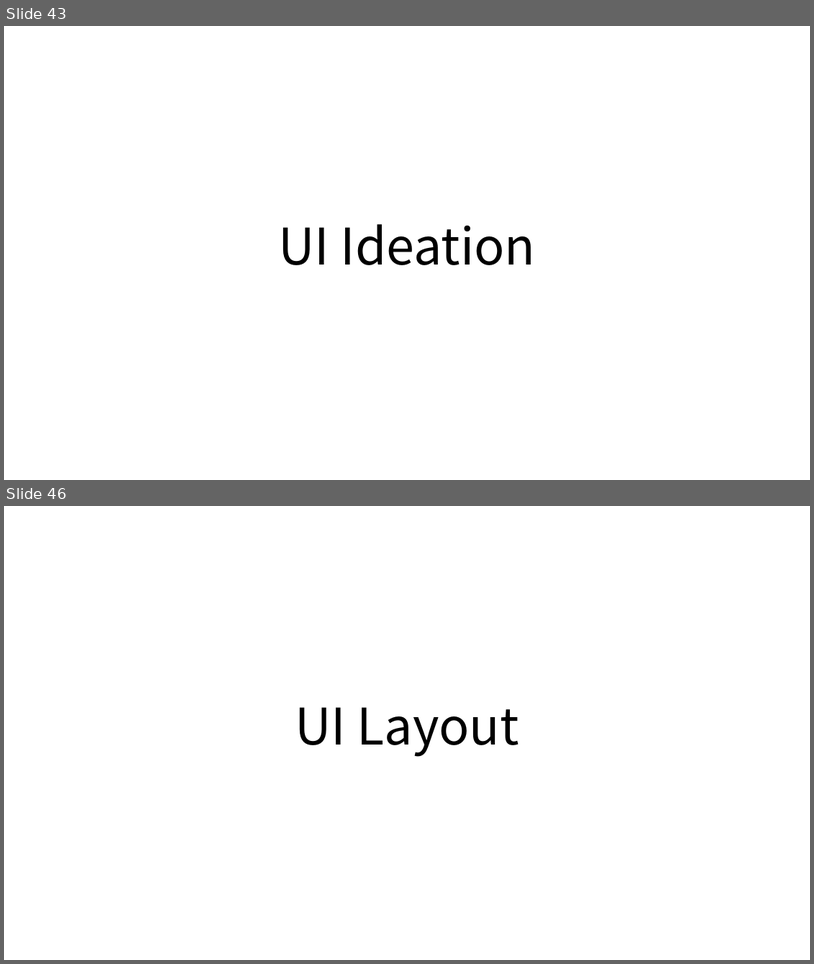
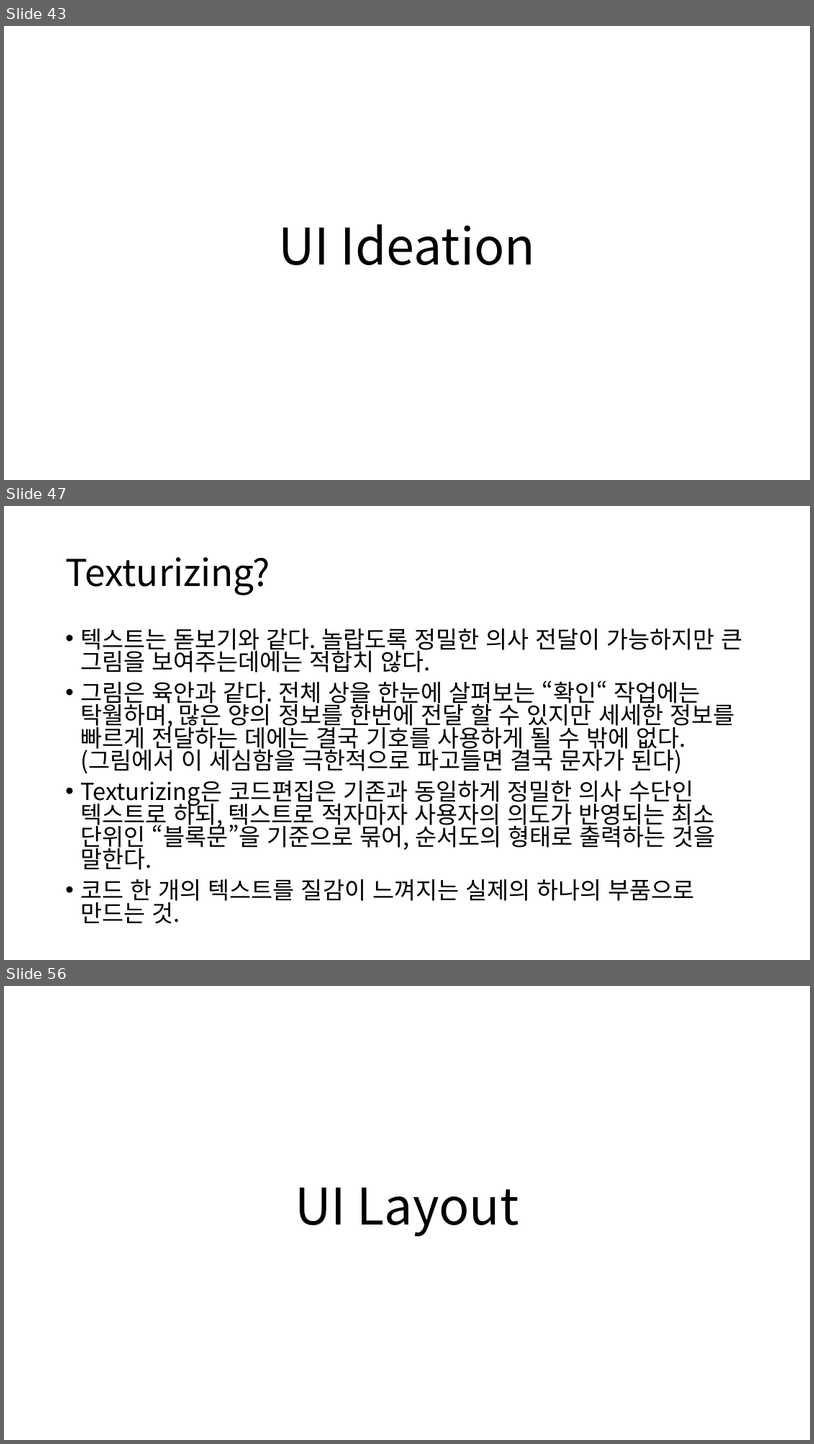
Before and after one commit to namulang/namu, a slide deck: docs/ideation/World.overall.conceptual.ideation.pptx. Shown one above the other, each under a label of ours: slides 43 and 46 before the commit, slides 43, 47 and 56 after it; the slides between them are not shown. The pictures are 814x964 and 814x1444 pixels, drawn with LibreOffice and Linux fonts; fonts in the diff are those of the drawing. Boxes give left, top, right and bottom in pixels: in the first picture for what was removed or moved away, otherwise in the second. Text is boxed around its words. In the diff, an @@ line names an element or a change of style, - is before the commit and + after.

```diff
--- a/docs/ideation/World.overall.conceptual.ideation.pptx
+++ b/docs/ideation/World.overall.conceptual.ideation.pptx
@@ slide 47 added at (x1=4, y1=506, x2=810, y2=960), background #FFFFFF @@
@@ title added at (x1=65, y1=557, x2=270, y2=595), 44 pt, text #000000 @@
+Texturizing?
@@ text added at (x1=80, y1=628, x2=743, y2=924), 28 pt, text #000000 @@
+• 텍스트는 돋보기와 같다. 놀랍도록 정밀한 의사 전달이 가능하지만 큰 그림을 보여주는데에는 적합치 않다.
+• 그림은 육안과 같다. 전체 상을 한눈에 살펴보는 “확인“ 작업에는 탁월하며, 많은 양의 정보를 한번에 전달 할 수 있지만 세세한 정보를 빠르게 전달하는 데에는 결국 기호를 사용하게 될 수 밖에 없다. (그림에서 이 세심함을 극한적으로 파고들면 결국 문자가 된다)
+• Texturizing은 코드편집은 기존과 동일하게 정밀한 의사 수단인 텍스트로 하되, 텍스트로 적자마자 사용자의 의도가 반영되는 최소 단위인 “블록문”을 기준으로 묶어, 순서도의 형태로 출력하는 것을 말한다.
+• 코드 한 개의 텍스트를 질감이 느껴지는 실제의 하나의 부품으로 만드는 것.
@@ what was slide 46 is now slide 56 @@
```
Also in this commit, not shown: 5 slides changed, 9 other slides added.
